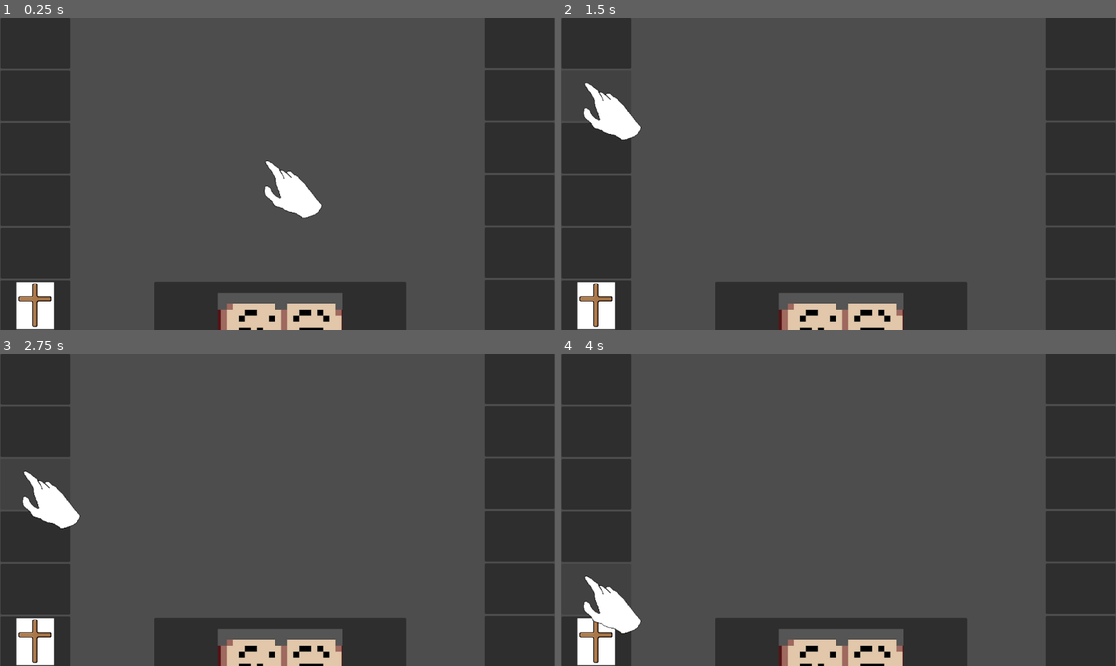
Above: before the commit, frames 1-4 (two rows, left to right).
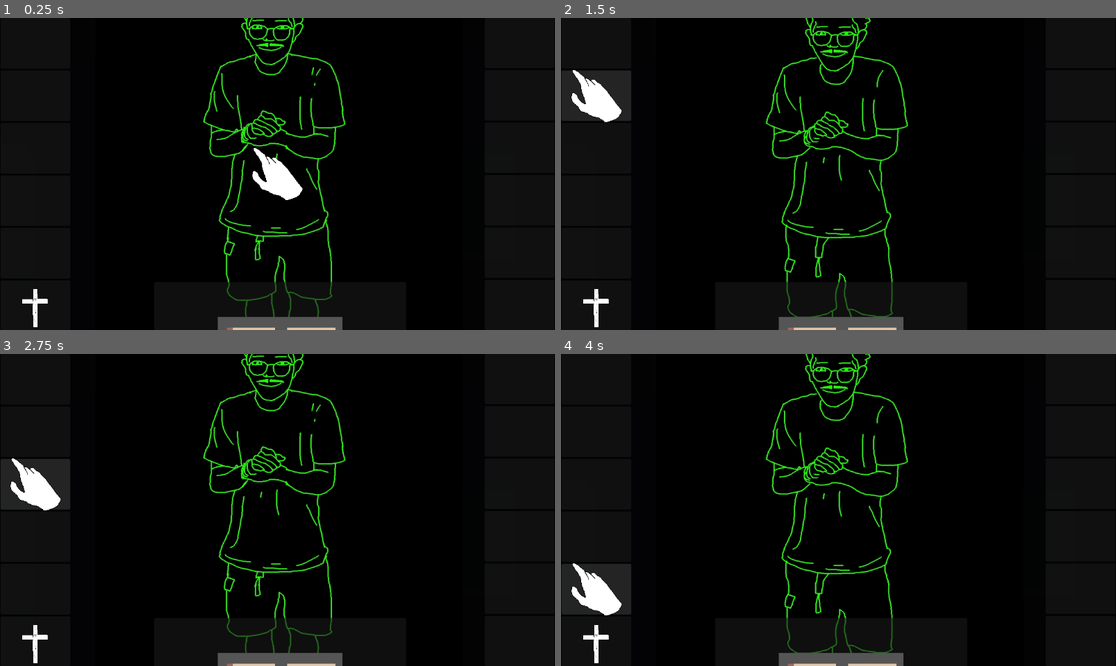
Above: after the commit, the same moments.

Repository: rafaquevici/padres-please
Game: Godot game, scene res://Exorcism/Exorcism.tscn
The game is run twice, just before and just after one commit, with the same random seed, the same clock (stepped at 60 frames per second) and the same inputs. The project has no main scene, so this scene is started directly.
Inputs (mouse positions are in pixels of both pictures, inside the frame that each line leads up to):
- Up to frame 1 (0.25 s): no input
- Up to frame 2 (1.5 s): click (594, 42) at 0.52 s; click (594, 96) at 1.27 s
- Up to frame 3 (2.75 s): click (33, 485) at 2.02 s
- Up to frame 4 (4 s): click (594, 538) at 2.77 s; click (594, 588) at 3.52 s

The runs differ from the first frame. In frame 1, 99% of the frame differs, in the area x 0-100%, y 0-100%; in frame 2, 99%; in frame 3, 99%; in frame 4, 99%.

Commit message:
imprementação de artes

Diff:
--- /dev/null
+++ b/Animations/Characters.tscn
@@ -0,0 +1,83 @@
+[gd_scene format=3 uid="uid://cbdkc6pxcevh5"]
+
+[ext_resource type="Script" uid="uid://q3fhosulov7r" path="res://Animations/characters.gd" id="1_xpmkf"]
+[ext_resource type="Texture2D" uid="uid://i13bdh5vdcex" path="res://Animations/Spritesheets/alex sheet.jpg" id="2_651va"]
+[ext_resource type="Texture2D" uid="uid://dlsxxhja0en1x" path="res://Animations/Spritesheets/geno sheet.jpg" id="3_iurmn"]
+
+[sub_resource type="AtlasTexture" id="AtlasTexture_ny8vg"]
+atlas = ExtResource("2_651va")
+region = Rect2(0, 0, 900, 1600)
+
+[sub_resource type="AtlasTexture" id="AtlasTexture_cphfl"]
+atlas = ExtResource("2_651va")
+region = Rect2(900, 0, 900, 1600)
+
+[sub_resource type="AtlasTexture" id="AtlasTexture_f0sou"]
+atlas = ExtResource("2_651va")
+region = Rect2(1800, 0, 900, 1600)
+
+[sub_resource type="AtlasTexture" id="AtlasTexture_jvibm"]
+atlas = ExtResource("2_651va")
+region = Rect2(2700, 0, 900, 1600)
+
+[sub_resource type="AtlasTexture" id="AtlasTexture_dxw45"]
+atlas = ExtResource("3_iurmn")
+region = Rect2(0, 0, 900, 1600)
+
+[sub_resource type="AtlasTexture" id="AtlasTexture_gjbi7"]
+atlas = ExtResource("3_iurmn")
+region = Rect2(900, 0, 900, 1600)
+
+[sub_resource type="AtlasTexture" id="AtlasTexture_fgq56"]
+atlas = ExtResource("3_iurmn")
+region = Rect2(1800, 0, 900, 1600)
+
+[sub_resource type="AtlasTexture" id="AtlasTexture_xokqy"]
+atlas = ExtResource("3_iurmn")
+region = Rect2(2700, 0, 900, 1600)
+
+[sub_resource type="SpriteFrames" id="SpriteFrames_bplb8"]
+animations = [{
+"frames": [{
+"duration": 1.0,
+"texture": SubResource("AtlasTexture_ny8vg")
+}, {
+"duration": 1.0,
+"texture": SubResource("AtlasTexture_cphfl")
+}, {
+"duration": 1.0,
+"texture": SubResource("AtlasTexture_f0sou")
+}, {
+"duration": 1.0,
+"texture": SubResource("AtlasTexture_jvibm")
+}],
+"loop": true,
+"name": &"alex",
+"speed": 5.0
+}, {
+"frames": [{
+"duration": 1.0,
+"texture": SubResource("AtlasTexture_dxw45")
+}, {
+"duration": 1.0,
+"texture": SubResource("AtlasTexture_gjbi7")
+}, {
+"duration": 1.0,
+"texture": SubResource("AtlasTexture_fgq56")
+}, {
+"duration": 1.0,
+"texture": SubResource("AtlasTexture_xokqy")
+}],
+"loop": true,
+"name": &"genova",
+"speed": 5.0
+}]
+
+[node name="Characters" type="Node2D" unique_id=345148996]
+script = ExtResource("1_xpmkf")
+
+[node name="AnimatedSprite2D" type="AnimatedSprite2D" parent="." unique_id=1680733301]
+position = Vector2(578.99994, 312)
+scale = Vector2(0.8466667, 0.773125)
+sprite_frames = SubResource("SpriteFrames_bplb8")
+animation = &"genova"
--- /dev/null
+++ b/Animations/characters.gd
@@ -0,0 +1,15 @@
+class_name Character_Animation
+extends Node2D
+
+@onready var animated_sprite_2d: AnimatedSprite2D = $AnimatedSprite2D
+
+var name_animation: String
+var is_animated: bool
+
+func _ready() -> void:
+	if is_animated:
+		animated_sprite_2d.play(name_animation)
+	else:
+		animated_sprite_2d.animation = name_animation
+		animated_sprite_2d.frame = 1
+		animated_sprite_2d.stop()
--- a/DemonObsessive/demon_type_obsessive.gd
+++ b/DemonObsessive/demon_type_obsessive.gd
@@ -24,7 +24,7 @@
 	var x_random = randf_range(300, limit_x)
 	var y_random = randf_range(0, limit_y)
 
-	demon_texture.global_position = Vector2(x_random, y_random)
+	position = Vector2(x_random, y_random)
 
 func _on_demon_input(event: InputEvent):
 	if not is_alive:
--- a/Exorcism/Exorcism.tscn
+++ b/Exorcism/Exorcism.tscn
@@ -3,13 +3,15 @@
 [ext_resource type="PackedScene" uid="uid://bs2b8fk05frh7" path="res://Exorcism/DemonCatalog/DemonCatalog.tscn" id="1_g5omu"]
 [ext_resource type="Script" uid="uid://c0fdls3rvtfrc" path="res://Exorcism/exorcism.gd" id="1_m20rb"]
 [ext_resource type="Script" uid="uid://c6rso3vgbaaj8" path="res://Exorcism/Scripts/demon_resource.gd" id="2_00r1e"]
-[ext_resource type="Texture2D" uid="uid://5b3mjqfkut23" path="res://Exorcism/PlaceHolders/Captura de tela 2026-09-24 210528.png" id="3_c7w0p"]
 [ext_resource type="Resource" uid="uid://dlsk3450ss0yr" path="res://Exorcism/Demons/muzan.tres" id="3_l5tor"]
 [ext_resource type="Texture2D" uid="uid://dui08bsa2nkfj" path="res://Exorcism/PlaceHolders/Captura de tela 2026-09-23 202844.png" id="3_m20rb"]
 [ext_resource type="Resource" uid="uid://0fp855wywyfx" path="res://Exorcism/Demons/eye.tres" id="4_ik8ot"]
+[ext_resource type="Texture2D" uid="uid://gmv82u7e7lkb" path="res://Exorcism/DemonCatalog/PlaceHolders/image.png" id="5_3tqnv"]
 [ext_resource type="Texture2D" uid="uid://hplao5t1sy03" path="res://Exorcism/Sprites/maozinha aberta.png" id="5_8ncxl"]
+[ext_resource type="Texture2D" uid="uid://dyaxykm1djfku" path="res://Animations/Spritesheets/Captura de tela 2026-10-12 192453.png" id="8_3tqnv"]
 [ext_resource type="Texture2D" uid="uid://d27gadepcwa8f" path="res://Exorcism/Sprites/mãozinha.png" id="8_ik8ot"]
 [ext_resource type="PackedScene" uid="uid://c2afu3esd1v4y" path="res://DemonObsessive/DemonTypeObsessive.tscn" id="8_l5tor"]
+[ext_resource type="Texture2D" uid="uid://lmev3mxrdbn8" path="res://Exorcism/Sprites/cruzona_foda_padre.png" id="9_5hked"]
 
 [node name="Exorcism" type="Control" unique_id=1184818705]
 layout_mode = 3
@@ -19,112 +21,119 @@
 obsessive_demons = Array[ExtResource("2_00r1e")]([ExtResource("4_ik8ot")])
 open_hand = ExtResource("5_8ncxl")
 closed_hand = ExtResource("8_ik8ot")
+holding_cross_hand = ExtResource("5_3tqnv")
+item_cross_texture = ExtResource("9_5hked")
 
 [node name="DemonCatalog" parent="." unique_id=182847139 instance=ExtResource("1_g5omu")]
 visible = false
-z_index = 8
+z_index = 3
+z_as_relative = false
 layout_mode = 0
 
-[node name="TextureRect" type="TextureRect" parent="." unique_id=464754225]
+[node name="Cursor" type="TextureRect" parent="." unique_id=1779850661]
+visibility_layer = 512
+z_index = 8
+z_as_relative = false
 layout_mode = 0
+offset_left = 325.0
+offset_top = 280.0
+offset_right = 425.0
+offset_bottom = 379.0
+mouse_filter = 2
+texture = ExtResource("8_ik8ot")
+expand_mode = 1
+stretch_mode = 3
+
+[node name="Scenario" type="Control" parent="." unique_id=173270692]
+anchors_preset = 0
+offset_right = 40.0
+offset_bottom = 40.0
+
+[node name="TextureRect" type="TextureRect" parent="Scenario" unique_id=464754225]
+z_index = -6
+layout_mode = 0
+offset_top = -341.0
 offset_right = 1154.0
-offset_bottom = 647.0
+offset_bottom = 994.0
 mouse_filter = 2
+texture = ExtResource("8_3tqnv")
 
-[node name="ItemContainer1" type="VBoxContainer" parent="." unique_id=361683102]
+[node name="ItemContainer1" type="VBoxContainer" parent="Scenario" unique_id=361683102]
 layout_mode = 0
 offset_left = 1.0
 offset_right = 146.0
-offset_bottom = 646.0
+offset_bottom = 650.0
 
-[node name="Button" type="Button" parent="ItemContainer1" unique_id=1038472661]
+[node name="Button" type="Button" parent="Scenario/ItemContainer1" unique_id=1038472661]
 custom_minimum_size = Vector2(2, 105)
 layout_mode = 2
 
-[node name="Button2" type="Button" parent="ItemContainer1" unique_id=4541517]
+[node name="Button2" type="Button" parent="Scenario/ItemContainer1" unique_id=4541517]
 custom_minimum_size = Vector2(2, 105)
 layout_mode = 2
 
-[node name="Button3" type="Button" parent="ItemContainer1" unique_id=1227317056]
+[node name="Button3" type="Button" parent="Scenario/ItemContainer1" unique_id=1227317056]
 custom_minimum_size = Vector2(2, 105)
 layout_mode = 2
 
-[node name="Button4" type="Button" parent="ItemContainer1" unique_id=830972247]
+[node name="Button4" type="Button" parent="Scenario/ItemContainer1" unique_id=830972247]
 custom_minimum_size = Vector2(2, 105)
 layout_mode = 2
 
-[node name="Button5" type="Button" parent="ItemContainer1" unique_id=1261333927]
+[node name="Button5" type="Button" parent="Scenario/ItemContainer1" unique_id=1261333927]
 custom_minimum_size = Vector2(2, 105)
 layout_mode = 2
 
-[node name="ItemCross" type="Button" parent="ItemContainer1" unique_id=2067288299]
+[node name="ItemCross" type="Button" parent="Scenario/ItemContainer1" unique_id=2067288299]
 custom_minimum_size = Vector2(2, 105)
 layout_mode = 2
-icon = ExtResource("3_c7w0p")
+icon = ExtResource("9_5hked")
 icon_alignment = 1
 expand_icon = true
 
-[node name="ItemContainer2" type="VBoxContainer" parent="." unique_id=605377989]
+[node name="ItemContainer2" type="VBoxContainer" parent="Scenario" unique_id=605377989]
 layout_mode = 0
 offset_left = 1006.0
 offset_top = -1.0
 offset_right = 1151.0
 offset_bottom = 649.0
 
-[node name="Button" type="Button" parent="ItemContainer2" unique_id=962597271]
+[node name="Button" type="Button" parent="Scenario/ItemContainer2" unique_id=962597271]
 custom_minimum_size = Vector2(2, 105)
 layout_mode = 2
 
-[node name="Button2" type="Button" parent="ItemContainer2" unique_id=23616855]
+[node name="Button2" type="Button" parent="Scenario/ItemContainer2" unique_id=23616855]
 custom_minimum_size = Vector2(2, 105)
 layout_mode = 2
 
-[node name="Button3" type="Button" parent="ItemContainer2" unique_id=1539969945]
+[node name="Button3" type="Button" parent="Scenario/ItemContainer2" unique_id=1539969945]
 custom_minimum_size = Vector2(2, 105)
 layout_mode = 2
 
-[node name="Button4" type="Button" parent="ItemContainer2" unique_id=21718490]
+[node name="Button4" type="Button" parent="Scenario/ItemContainer2" unique_id=21718490]
 custom_minimum_size = Vector2(2, 105)
 layout_mode = 2
 
-[node name="Button5" type="Button" parent="ItemContainer2" unique_id=1870029066]
+[node name="Button5" type="Button" parent="Scenario/ItemContainer2" unique_id=1870029066]
 custom_minimum_size = Vector2(2, 105)
 layout_mode = 2
 
-[node name="Button6" type="Button" parent="ItemContainer2" unique_id=1825310551]
+[node name="Button6" type="Button" parent="Scenario/ItemContainer2" unique_id=1825310551]
 custom_minimum_size = Vector2(2, 105)
 layout_mode = 2
 
-[node name="CatalogButton" type="Button" parent="." unique_id=253214379]
+[node name="CatalogButton" type="Button" parent="Scenario" unique_id=253214379]
 custom_minimum_size = Vector2(50, 50)
 layout_mode = 0
 offset_left = 320.0
 offset_top = 548.0
 offset_right = 843.0
-offset_bottom = 706.0
+offset_bottom = 805.0
 icon = ExtResource("3_m20rb")
 icon_alignment = 1
 
-[node name="HoldingCursor" type="TextureRect" parent="." unique_id=1998614286]
-layout_mode = 0
-offset_left = 325.0
-offset_top = 280.0
-offset_right = 381.0
-offset_bottom = 336.0
-mouse_filter = 2
-expand_mode = 1
-
-[node name="Cursor" type="TextureRect" parent="." unique_id=1779850661]
-layout_mode = 0
-offset_left = 325.0
-offset_top = 280.0
-offset_right = 446.0
-offset_bottom = 400.0
-mouse_filter = 2
-texture = ExtResource("8_ik8ot")
-expand_mode = 1
-
-[node name="Demons" type="Node" parent="." unique_id=117109905]
+[node name="Demons" type="CanvasLayer" parent="." unique_id=525886575]
+layer = 0
 
 [node name="DemonTypeObsessive" parent="Demons" unique_id=1753057095 instance=ExtResource("8_l5tor")]
 visible = false
--- a/Exorcism/exorcism.gd
+++ b/Exorcism/exorcism.gd
@@ -2,50 +2,73 @@
 extends Control
 
 # Filhos cena
-@onready var catalog_button: Button = $CatalogButton
+@onready var catalog_button: Button = $Scenario/CatalogButton
 @onready var demon_catalog: Control = $DemonCatalog
 @onready var cursor: TextureRect = $Cursor
-@onready var item_cross: Button = $ItemContainer1/ItemCross
+@onready var item_cross: Button = $Scenario/ItemContainer1/ItemCross
 @onready var demon_type_obsessive: Control = $Demons/DemonTypeObsessive
-@onready var holding_cursor: TextureRect = $HoldingCursor
+@onready var scenario: Control = $Scenario
+
 
 
 @export var possessive_demons: Array[DemonData]
 @export var obsessive_demons: Array[DemonData]
 @export var open_hand: Texture2D
 @export var closed_hand: Texture2D
+@export var holding_cross_hand: Texture2D
+@export var item_cross_texture: Texture2D
 
 var current_demon_type: DemonData.DemonType
 var current_demon: DemonData
 var is_possessed: bool = false
 
+var animation_scene = preload("res://Animations/Characters.tscn")
+
 func _ready():
+	_get_character("genova", true)
 	randomize()
 	_check_possession()
 	_randomize_demon()
 	_start_demon()
+	_define_cursor()
 	catalog_button.pressed.connect(_open_catalog)
 	demon_catalog.not_visible.connect(_on_catalog_visibility_changed)
 	item_cross.pressed.connect(_on_item_cross_pressed)
+
+
+
+func _define_cursor():
+	if cursor.texture == closed_hand:
+		cursor.expand_mode = TextureRect.EXPAND_KEEP_SIZE
+	else:
+		cursor.expand_mode = TextureRect.EXPAND_IGNORE_SIZE
 	Input.mouse_mode = Input.MOUSE_MODE_HIDDEN
 
+func _process(delta: float):
+	var velocidade: float = 100.0
+	var mouse_pos: Vector2 = get_global_mouse_position()
+	var window_size = DisplayServer.window_get_size()
+	var half_size: Vector2 = cursor.size / 2.0
+	cursor.global_position = mouse_pos - half_size
+	if mouse_pos.y > (window_size.y - 10) and scenario.position.y > -250:
+		scenario.position.y -= velocidade * delta
+	elif mouse_pos.y < 10 and scenario.position.y < 250:
+		scenario.position.y += velocidade * delta
 
-func _process(delta: float):
-	var mouse_pos: Vector2 = get_global_mouse_position()
-	var half_size: Vector2 = holding_cursor.size / 2.0
-	holding_cursor.global_position = mouse_pos - half_size
-	cursor.global_position = mouse_pos - half_size
-
+func _get_character(name: String, is_animated_p: bool):
+	var new_character = animation_scene.instantiate()
+	new_character.name_animation = name
+	new_character.is_animated = is_animated_p
+	new_character.z_index = -1
+	scenario.add_child(new_character)
 
 func _on_item_cross_pressed():
 	if item_cross.icon != null:
-		holding_cursor.texture = item_cross.icon
-		cursor.texture = open_hand
+		cursor.texture = holding_cross_hand
 		item_cross.icon = null
 		GameState.item_in_hand = item_cross
 	else:
-		item_cross.icon = holding_cursor.texture
-		holding_cursor.texture = null
+		item_cross.icon = item_cross_texture
 		GameState.item_in_hand = null
 		cursor.texture = closed_hand
 
@@ -61,8 +84,11 @@
 		current_demon = null
 
 func _open_catalog():
-	demon_catalog.visible = true
-	catalog_button.visible = false
+	if GameState.item_in_hand == item_cross:
+		pass
+	else:
+		demon_catalog.visible = true
+		catalog_button.visible = false
 
 func _on_catalog_visibility_changed():
 	catalog_button.visible = true
Binary file added: Animations/Spritesheets/Amarelo separado sheet.jpg
Not shown, added: Animations/Spritesheets/Amarelo separado sheet.jpg.import
Binary file added: Animations/Spritesheets/Captura de tela 2026-10-12 192453.png
Not shown, added: Animations/Spritesheets/Captura de tela 2026-10-12 192453.png.import
Binary file added: Animations/Spritesheets/alex sheet.jpg
Not shown, added: Animations/Spritesheets/alex sheet.jpg.import
Binary file added: Animations/Spritesheets/geno sheet.jpg
Not shown, added: Animations/Spritesheets/geno sheet.jpg.import
Not shown, added: Animations/characters.gd.uid
Binary file added: Exorcism/DemonCatalog/PlaceHolders/cruzona_foda_padre.png
Not shown, added: Exorcism/DemonCatalog/PlaceHolders/cruzona_foda_padre.png.import
Binary file added: Exorcism/DemonCatalog/PlaceHolders/image.png
(and 5 more such lines)
